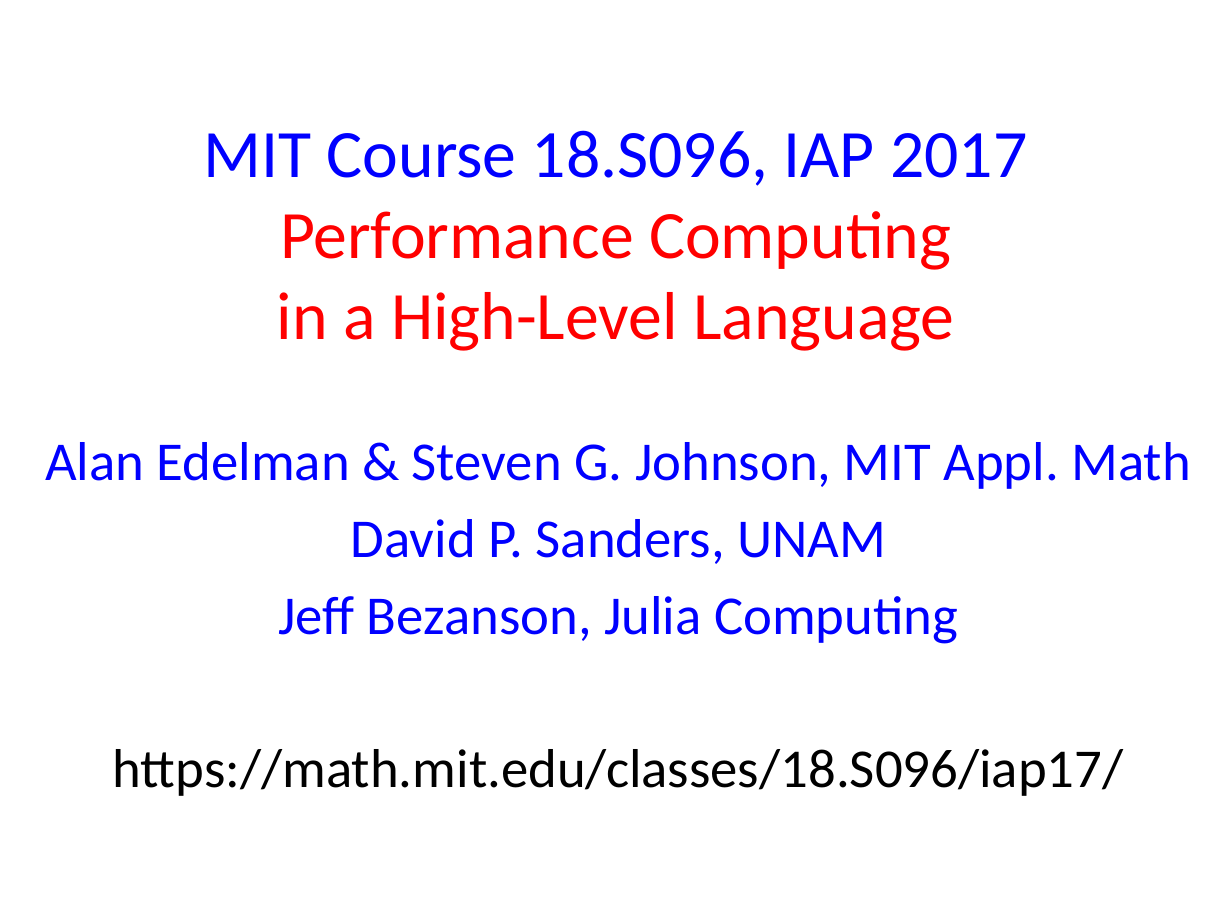
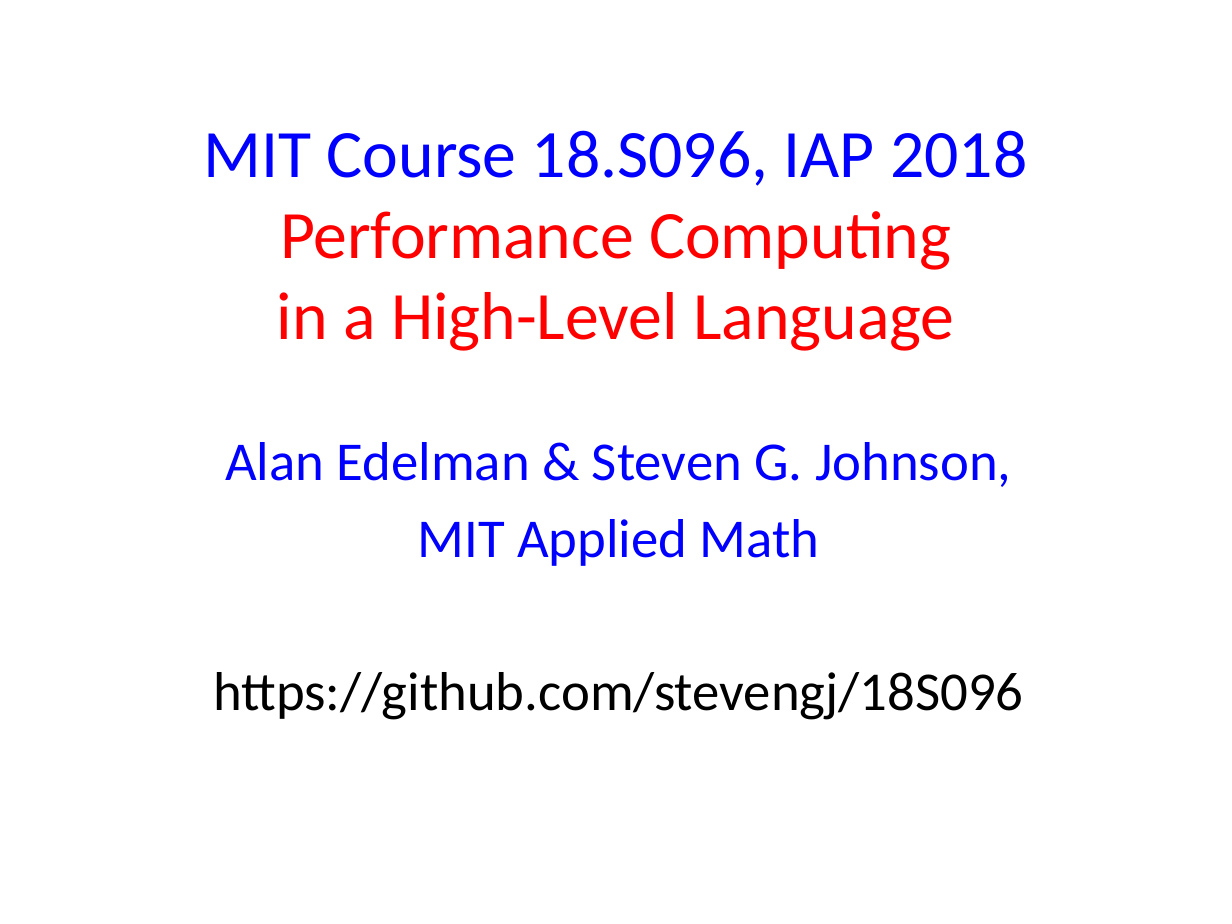
Before and after one commit to mitmath/18S096, a slide deck: slide 1 of lectures/lecture1/Course-overview.pptx. Drawn at 1232x924 pixels with LibreOffice and Linux fonts; fonts in the diff are those of the drawing. Boxes give left, top, right and bottom in pixels: in the first picture for what was removed or moved away, otherwise in the second. Text is boxed around its words. In the diff, an @@ line names an element or a change of style, - is before the commit and + after.

```diff
--- a/lectures/lecture1/Course-overview.pptx
+++ b/lectures/lecture1/Course-overview.pptx
@@ title at (204, 130, 1027, 351): text changed @@
-MIT Course 18.S096, IAP 2017
-Performance Computing
-in a High-Level Language
+MIT Course 18.S096, IAP 2018
+Performance Computing
+in a High-Level Language
@@ subtitle at (213, 442, 1024, 720): text changed @@
-Alan Edelman & Steven G. Johnson, MIT Appl. Math
-David P. Sanders, UNAM
-Jeff Bezanson, Julia Computing
-https://math.mit.edu/classes/18.S096/iap17/
+Alan Edelman & Steven G. Johnson,
+MIT Applied Math
+https://github.com/stevengj/18S096
```
Also in this commit, not shown: 2 other slides changed, 1 other file.
